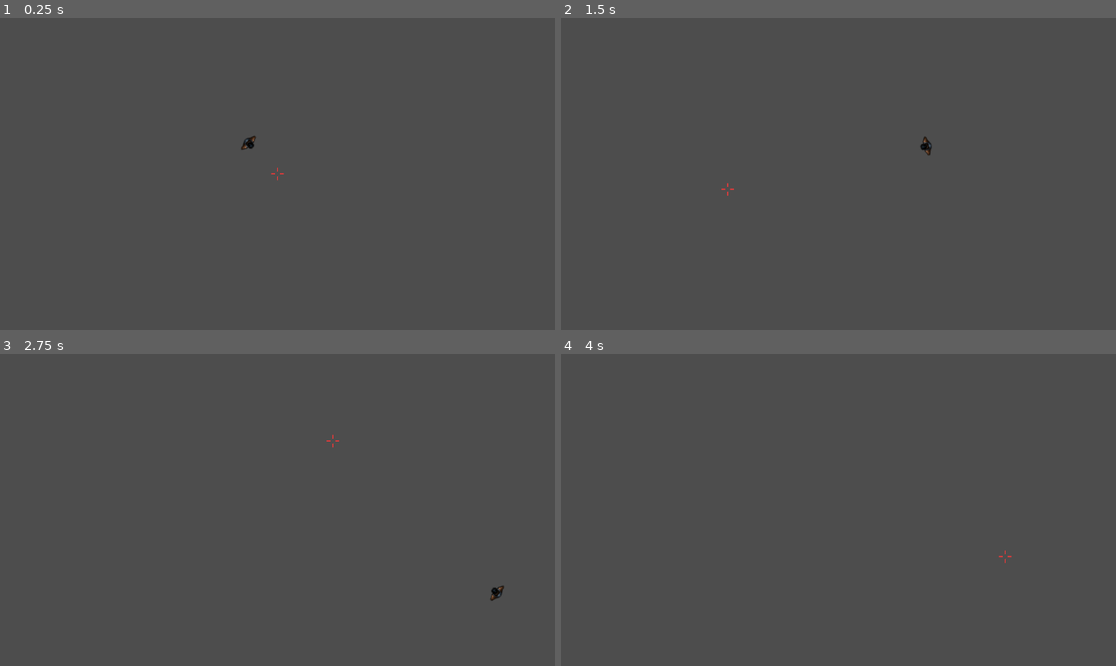
Above: before the commit, frames 1-4 (two rows, left to right).
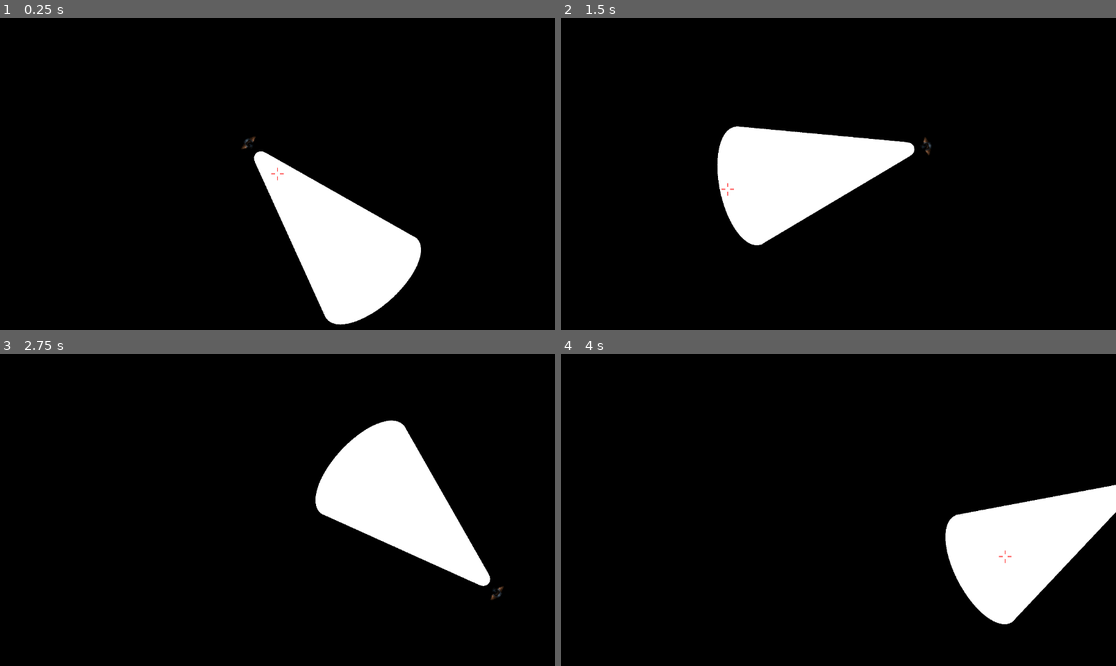
Above: after the commit, the same moments.

Repository: JonathanGeoffroy/obsidian-tower
Game: Godot game, scene res://main.tscn
Same seed, same stepped clock (60 frames per second), same inputs: the game is played once before the commit and once after it.
Inputs (mouse positions are in pixels of both pictures, inside the frame that each line leads up to):
- Up to frame 1 (0.25 s): no input
- Up to frame 2 (1.5 s): tap Enter at 0.5 s; move the mouse to (960, 158) at 0.52 s; hold D (right) 0.53-1.28 s; tap F at 0.6, 1.35 s; move the mouse to (727, 189) at 1.27 s; hold S (down) from 1.28 s (still down)
- Up to frame 3 (2.75 s): move the mouse to (333, 441) at 2.02 s; release S (down) at 2.03 s; hold D (right) from 2.03 s (still down); tap F at 2.1 s
- Up to frame 4 (4 s): move the mouse to (810, 572) at 2.77 s; release D (right) at 2.78 s; hold W (up) 2.78-3.53 s; tap F at 2.85, 3.6 s; move the mouse to (1005, 556) at 3.52 s; hold A (left) from 3.53 s (still down)

The runs differ from the first frame. In frame 1, 100% of the frame differs, in the area x 0-100%, y 0-100%; in frame 2, 100%; in frame 3, 100%; in frame 4, 100%.

Commit message:
chore: simple flashlight

Diff:
--- /dev/null
+++ b/light/flash_light.tscn
@@ -0,0 +1,16 @@
+[gd_scene load_steps=2 format=3 uid="uid://dvhcdeyesufk4"]
+
+[ext_resource type="Texture2D" uid="uid://cm2ut4m1u7chf" path="res://assets/Light.png" id="1_62cjx"]
+
+[node name="FlashLight" type="Node2D"]
+
+[node name="PointLight2D" type="PointLight2D" parent="."]
+position = Vector2(234, 0)
+color = Color(1, 1, 1, 0.431373)
+energy = 3.4
+shadow_enabled = true
+shadow_color = Color(0, 0, 0, 0.596078)
+shadow_filter = 1
+shadow_filter_smooth = 2.2
+texture = ExtResource("1_62cjx")
+texture_scale = 0.5
--- a/main.tscn
+++ b/main.tscn
@@ -1,11 +1,21 @@
-[gd_scene load_steps=3 format=3 uid="uid://dvwok18rblo8j"]
+[gd_scene load_steps=4 format=3 uid="uid://dvwok18rblo8j"]
 
 [ext_resource type="PackedScene" uid="uid://t0wyrohujutg" path="res://crosshair/crosshair.tscn" id="1_0xm2m"]
 [ext_resource type="PackedScene" uid="uid://dynxor4gtdvcb" path="res://player/player.tscn" id="1_ig7tw"]
+[ext_resource type="PackedScene" uid="uid://dvhcdeyesufk4" path="res://light/flash_light.tscn" id="3_h2yge"]
 
 [node name="Node2D" type="Node2D"]
 
-[node name="Crosshair" parent="." instance=ExtResource("1_0xm2m")]
+[node name="CanvasModulate" type="CanvasModulate" parent="."]
+color = Color(0, 0, 0, 1)
+
+[node name="Polygon2D" type="Polygon2D" parent="."]
+antialiased = true
+polygon = PackedVector2Array(0, 0, 2000, 0, 2000, 2000, 0, 2000)
 
 [node name="Player" parent="." instance=ExtResource("1_ig7tw")]
 position = Vector2(518, 259)
+
+[node name="FlashLight" parent="Player" instance=ExtResource("3_h2yge")]
+
+[node name="Crosshair" parent="." instance=ExtResource("1_0xm2m")]
--- a/player/player.tscn
+++ b/player/player.tscn
@@ -1,7 +1,10 @@
-[gd_scene load_steps=4 format=3 uid="uid://dynxor4gtdvcb"]
+[gd_scene load_steps=5 format=3 uid="uid://dynxor4gtdvcb"]
 
 [ext_resource type="Texture2D" uid="uid://dmd52np0le8ny" path="res://assets/player.png" id="1_oul6g"]
 [ext_resource type="Script" uid="uid://cfwswb60l6cf1" path="res://player/player.gd" id="1_rkbax"]
+
+[sub_resource type="CanvasItemMaterial" id="CanvasItemMaterial_rkbax"]
+light_mode = 1
 
 [sub_resource type="CapsuleShape2D" id="CapsuleShape2D_rkbax"]
 radius = 11.0
@@ -11,6 +14,7 @@
 script = ExtResource("1_rkbax")
 
 [node name="Sprite2D" type="Sprite2D" parent="."]
+material = SubResource("CanvasItemMaterial_rkbax")
 texture = ExtResource("1_oul6g")
 region_enabled = true
 region_rect = Rect2(0, 0, 32, 57)
Binary file added: assets/Light.png
Not shown, added: assets/Light.png.import
Binary file added: assets/brickTileset.png
Not shown, added: assets/brickTileset.png.import
